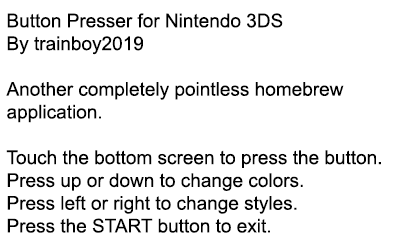
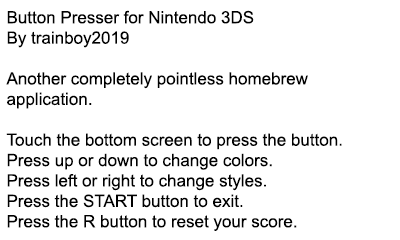
Layered file, before and after one edit (400 x 240). Changes by layer:
painted on "Button Presser for Nintendo 3DS By trainboy2019 Another comple" over [6, 10, 381, 233]
